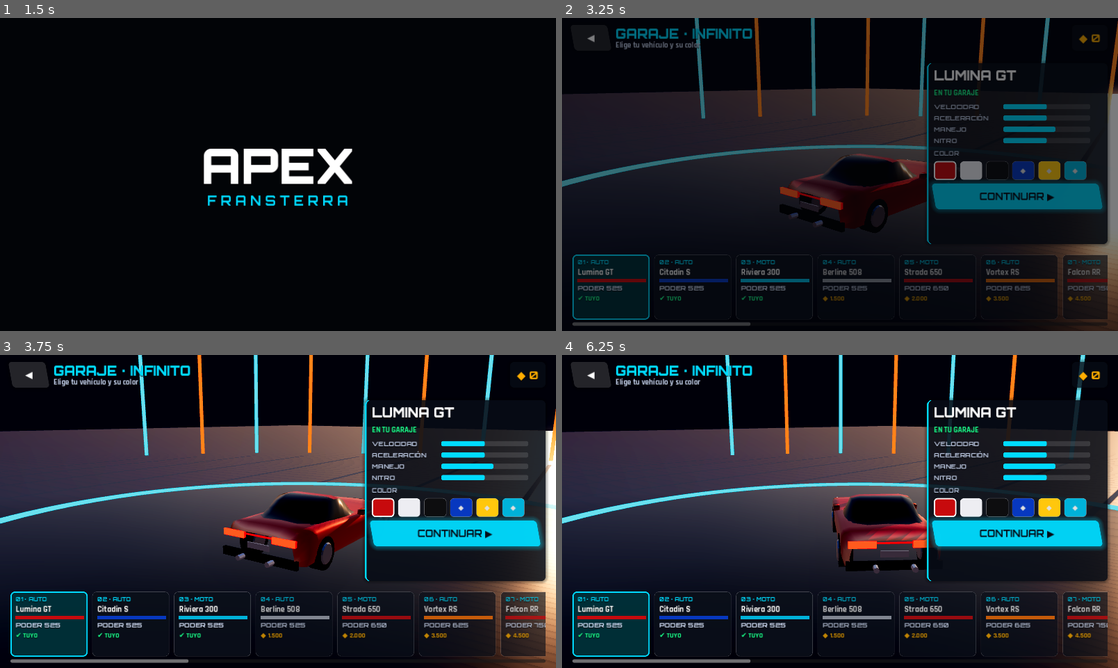
Above: before the commit, frames 1-4 (two rows, left to right).
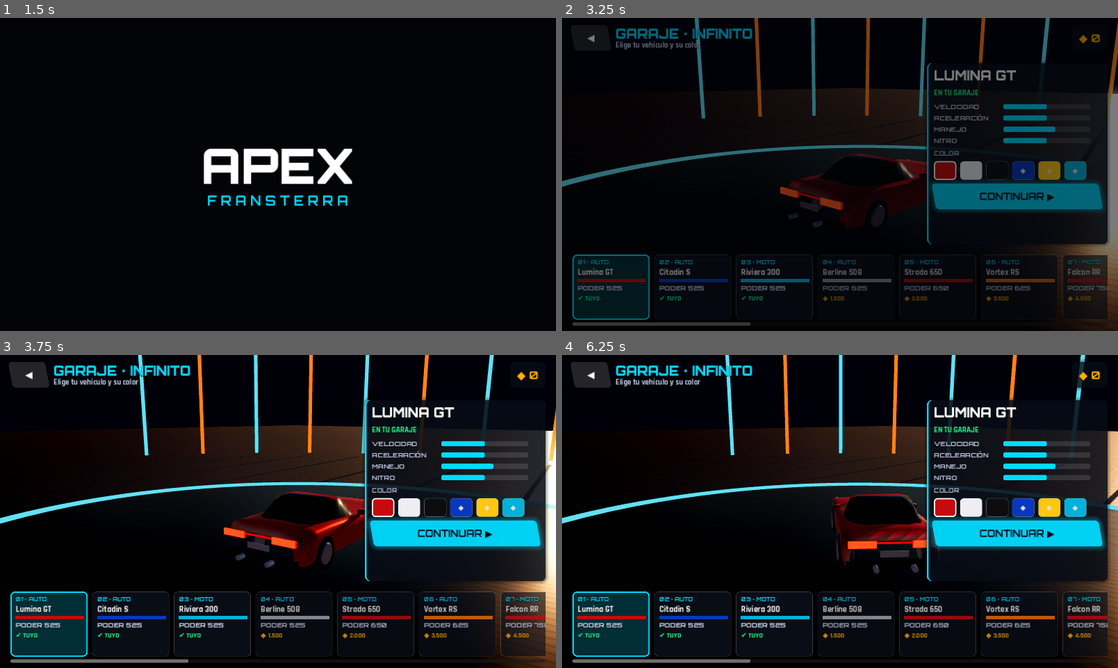
Above: after the commit, the same moments.

Repository: chuihuarachif-cpu/the-french-store
Game: Godot game, scene res://scenes/Boot.tscn
Same seed, same stepped clock (60 frames per second), same inputs: the game is played once before the commit and once after it.
Inputs (mouse positions are in pixels of both pictures, inside the frame that each line leads up to):
- Up to frame 1 (1.5 s): tap Enter at 0.5 s; move the mouse to (400, 158) at 0.52 s; hold Right (steer_right) 0.53-1.25 s; hold C (camera) 0.53-1.25 s; click (400, 158) at 0.67 s; tap Space (nitro) at 1.25 s; drag from (166, 190) to (250, 237) at 1.27 s
- Up to frame 2 (3.25 s): move the mouse to (895, 105) at 2.02 s; hold Right (steer_right) 2.03-2.75 s; tap H (horn) at 2.1 s; click (662, 161) at 2.77 s
- Up to frame 3 (3.75 s): drag from (250, 574) to (111, 464) at 3.52 s
- Up to frame 4 (6.25 s): move the mouse to (1006, 558) at 4.27 s; hold Left (steer_left) 4.28-5 s; hold Space (nitro) 4.28-5 s; drag from (673, 464) to (756, 433) at 5.02 s; move the mouse to (867, 511) at 5.77 s; hold Down (brake) from 5.78 s (still down); tap P at 5.85 s; click (867, 511) at 5.92 s

Frame 1 is identical in both runs. In frame 2, 19% of the frame differs, in the area x 0-66%, y 22-67%; in frame 3, 32%; in frame 4, 34%, in the area x 0-100%, y 22-100%.

Commit message:
Monumentos: buques en la bahía y el río, portaaviones con cazas, pista visible, cielo de atardecer sin edificios ajenos

Diff:
--- a/apex-multiverse-godot/scripts/core/env_factory.gd
+++ b/apex-multiverse-godot/scripts/core/env_factory.gd
@@ -4,7 +4,7 @@
 const PRESETS := {
 	"day": {"hdri": "res://assets/hdri/quarry_01_1k.hdr", "sun_u": 0.6001, "sun_az": 35.0, "sun_elev": 42.0, "sky_energy": 0.9,
 		"sun": Color(1.0, 0.95, 0.87), "sun_energy": 1.5, "fog": Color(0.66, 0.74, 0.84), "fog_density": 0.0011, "ambient": 1.0, "exposure": 0.9, "glow": 0.3},
-	"sunset": {"hdri": "res://assets/hdri/venice_sunset_1k.hdr", "sun_u": 0.6001, "sun_az": -12.0, "sun_elev": 9.0, "sky_energy": 0.5,
+	"sunset": {"hdri": "res://assets/hdri/spruit_sunrise_1k.hdr", "sun_u": 0.5991, "sun_az": -12.0, "sun_elev": 9.0, "sky_energy": 0.5,
 		"sun": Color(1.0, 0.62, 0.34), "sun_energy": 1.7, "fog": Color(0.80, 0.60, 0.48), "fog_density": 0.0016, "ambient": 0.6, "exposure": 0.85, "glow": 0.6},
 	"sunrise": {"hdri": "res://assets/hdri/spruit_sunrise_1k.hdr", "sun_u": 0.5991, "sun_az": 20.0, "sun_elev": 14.0, "sky_energy": 0.55,
 		"sun": Color(1.0, 0.76, 0.52), "sun_energy": 1.6, "fog": Color(0.72, 0.70, 0.66), "fog_density": 0.0016, "ambient": 0.65, "exposure": 0.85, "glow": 0.5},
--- a/apex-multiverse-godot/scripts/modes/plane/plane_mode.gd
+++ b/apex-multiverse-godot/scripts/modes/plane/plane_mode.gd
@@ -429,7 +429,7 @@
 	for k in ["airport", "airfield"]:
 		var a: Dictionary = World.poi(k)
 		if absf(p.x - a["x"]) < a["len"] * 0.5 and absf(p.z - a["z"]) < a["w"] * 0.5 + 4.0:
-			return [a["h"] + 0.25, true, k]
+			return [a["h"] + 0.6, true, k]
 	var h := World.height(p.x, p.z)
 	return [maxf(h, 0.0), false, "water" if h < 0.0 else "ground"]
 
--- a/apex-multiverse-godot/scripts/world/world_landmarks.gd
+++ b/apex-multiverse-godot/scripts/world/world_landmarks.gd
@@ -26,6 +26,7 @@
 	var park: Dictionary = World.poi("park")
 	_reg("tower", Vector3(park["x"], World.height(park["x"], park["z"]), park["z"]), 9000.0, func(): return _tower())
 	_reg("cranes", Vector3(4300, 0, -250), 3000.0, func(): return _cranes())
+	_reg("ships", Vector3(5600, 0, -900), 5000.0, func(): return _ships())
 	for r in World.roads:
 		if r.draw_s >= 0.0:
 			draw_road = r
@@ -123,7 +124,7 @@
 	var root := Node3D.new()
 	var L: float = a["len"]
 	var Wd: float = a["w"]
-	var y: float = a["h"] + 0.25
+	var y: float = a["h"] + 0.6
 	var cx: float = a["x"]
 	var cz: float = a["z"]
 	root.position = Vector3(cx, y, cz)
@@ -159,12 +160,16 @@
 	var mi3 := MeshInstance3D.new()
 	mi3.mesh = lights.to_mesh(WorldAssets.mat("tunnel_light"))
 	root.add_child(mi3)
+	if main:
+		_parked_planes(root, [Vector3(-300, 0, -260), Vector3(-250, 0, -260), Vector3(-200, 0, -260), Vector3(200, 0, -250), Vector3(260, 0, -250)], PI)
+	else:
+		_parked_planes(root, [Vector3(-400, 0, 90), Vector3(-280, 0, 90)], PI)
 	return root
 
 ## Marco de la pista: origen en la cabecera oeste, -Z = rumbo de despegue hacia el este.
 static func runway_frame(a: Dictionary, from_east := false) -> Transform3D:
 	var L: float = a["len"]
-	var y: float = a["h"] + 0.25
+	var y: float = a["h"] + 0.6
 	if from_east:
 		return Transform3D(Basis(Vector3.UP, PI * 0.5), Vector3(a["x"] + L * 0.5, y, a["z"]))
 	return Transform3D(Basis(Vector3.UP, -PI * 0.5), Vector3(a["x"] - L * 0.5, y, a["z"]))
@@ -182,22 +187,23 @@
 	var hull := MeshData.new()
 	var grey := Color(0.42, 0.45, 0.48)
 	var L := 330.0
-	# casco por secciones
-	var secs := 12
-	for i in secs:
-		var z0 := lerpf(-L * 0.5, L * 0.5, float(i) / secs)
-		var z1 := lerpf(-L * 0.5, L * 0.5, float(i + 1) / secs)
-		var w0 := 20.0 * sin(clampf((z0 + L * 0.5) / 60.0, 0.15, 1.0) * PI * 0.5)
-		var w1 := 20.0 * sin(clampf((z1 + L * 0.5) / 60.0, 0.15, 1.0) * PI * 0.5)
+	# casco: caja principal + proa en cuña
+	hull.box(Transform3D(Basis.IDENTITY, Vector3(4, (CARRIER_DECK - 8.0) * 0.5 - 4.0, 20.0)), Vector3(44.0, CARRIER_DECK + 6.0, L - 70.0), grey, Vector2.ZERO, 6)
+	var pz := -L * 0.5 + 35.0
+	for k in 6:
+		var t0 := k / 6.0
+		var t1 := (k + 1) / 6.0
+		var w0 := lerpf(22.0, 3.0, t0)
+		var w1 := lerpf(22.0, 3.0, t1)
+		var z0 := pz - t0 * 35.0 + 20.0
+		var z1 := pz - t1 * 35.0 + 20.0
 		for sx in [-1.0, 1.0]:
-			var a := Vector3(sx * w0, -8, z0)
-			var b := Vector3(sx * w1, -8, z1)
-			var c := Vector3(sx * (w1 + 6.0), CARRIER_DECK - 1.0, z1)
-			var d := Vector3(sx * (w0 + 6.0), CARRIER_DECK - 1.0, z0)
-			if sx > 0:
-				hull.quad(b, a, d, c, grey)
-			else:
-				hull.quad(a, b, c, d, grey)
+			var a0 := Vector3(4 + sx * w0, -8.0, z0)
+			var a1 := Vector3(4 + sx * w1, -8.0, z1)
+			var b0 := Vector3(4 + sx * (w0 + 8.0), CARRIER_DECK - 1.0, z0)
+			var b1 := Vector3(4 + sx * (w1 + 8.0), CARRIER_DECK - 1.0, z1)
+			hull.quad(a0, a1, b1, b0, grey)
+			hull.quad(a1, a0, b0, b1, grey)
 	hull.box(Transform3D(Basis.IDENTITY, Vector3(6, CARRIER_DECK - 0.6, 0)), Vector3(70.0, 1.2, L), Color(0.3, 0.32, 0.34), Vector2.ZERO, 5)
 	# isla
 	hull.box(Transform3D(Basis.IDENTITY, Vector3(34, CARRIER_DECK + 10, 30)), Vector3(10, 20, 36), grey.lightened(0.1), Vector2(2, 0.3), 5)
@@ -216,7 +222,18 @@
 	mi2.mesh = deck.to_mesh(dm)
 	mi2.position.x = 0.0
 	root.add_child(mi2)
-	return root
+	_parked_planes(root, [Vector3(16, CARRIER_DECK, 60), Vector3(16, CARRIER_DECK, 80), Vector3(16, CARRIER_DECK, 100), Vector3(-2, CARRIER_DECK, 130)], -0.6)
+	return root
+
+func _parked_planes(root: Node3D, spots: Array, yaw: float) -> void:
+	var l: Array = VehicleCatalog.list("plane")
+	for i in spots.size():
+		var v := VehicleVisual.new()
+		root.add_child(v)
+		v.setup(l[[5, 6, 8, 7, 13, 1][i % 6]], VehicleCatalog.color_of("gris naval"), true)
+		v.set_gear(true)
+		v.position = spots[i]
+		v.rotation.y = yaw
 
 # ------------------------------------------------------------------ TORRE LUMIÈRE
 func _tower() -> Node3D:
@@ -266,6 +283,37 @@
 	root.add_child(mi)
 	return root
 
+# ------------------------------------------------------------------ BUQUES (bahía y río)
+func _ships() -> Node3D:
+	var root := Node3D.new()
+	var defs := [[Vector3(5350, 0, -820), 0.3, 200.0], [Vector3(5900, 0, -420), -1.2, 240.0], [Vector3(6150, 0, -1150), 1.5, 180.0], [Vector3(4700, 0, -600), 1.7, 90.0], [Vector3(1500, 0, 230), 1.55, 60.0]]
+	var cols := [Color(0.75, 0.15, 0.1), Color(0.1, 0.35, 0.65), Color(0.1, 0.5, 0.3), Color(0.85, 0.6, 0.1), Color(0.55, 0.55, 0.58), Color(0.9, 0.9, 0.9)]
+	var rng := RandomNumberGenerator.new()
+	rng.seed = 99
+	for d in defs:
+		var L: float = d[2]
+		var Wd := L * 0.15
+		var md := MeshData.new()
+		var hull := Color(0.12, 0.14, 0.18) if L > 100.0 else Color(0.3, 0.2, 0.15)
+		md.box(Transform3D(Basis.IDENTITY, Vector3(0, 2.0, 0)), Vector3(Wd, 10.0, L * 0.8), hull, Vector2.ZERO, 5, Color(0.5, 0.2, 0.15))
+		md.prism(Vector3(0, -3.0, -L * 0.4), Wd * 0.5, Wd * 0.5, 10.0, 6, hull, Vector2.ZERO, true)
+		md.box(Transform3D(Basis.IDENTITY, Vector3(0, -2.4, 0)), Vector3(Wd * 0.98, 1.2, L * 0.79), Color(0.6, 0.12, 0.1), Vector2.ZERO, 4)
+		md.box(Transform3D(Basis.IDENTITY, Vector3(0, 13.0, L * 0.33)), Vector3(Wd * 0.9, 12.0, L * 0.1), Color(0.92, 0.92, 0.9), Vector2(2, 0.4), 5)
+		if L > 100.0:
+			for k in int(L * 0.55 / 12.5):
+				for row in 3:
+					for h in rng.randi_range(1, 4):
+						md.box(Transform3D(Basis.IDENTITY, Vector3((row - 1) * Wd * 0.3, 8.3 + h * 2.6, -L * 0.3 + k * 12.5)), Vector3(Wd * 0.28, 2.5, 12.0), cols[rng.randi() % cols.size()], Vector2.ZERO, 5)
+		var mi := MeshInstance3D.new()
+		mi.mesh = md.to_mesh(WorldAssets.mat("building"), true)
+		var p: Vector3 = d[0]
+		var wl := 0.0
+		if p.x < 3000.0:
+			wl = World.height(p.x, p.z) + 6.0
+		mi.transform = Transform3D(Basis(Vector3.UP, d[1]), Vector3(p.x, wl, p.z))
+		root.add_child(mi)
+	return root
+
 # ------------------------------------------------------------------ GRÚAS DEL PUERTO
 func _cranes() -> Node3D:
 	var root := Node3D.new()
Binary file removed: apex-multiverse-godot/assets/hdri/venice_sunset_1k.hdr
Not shown, removed: apex-multiverse-godot/assets/hdri/venice_sunset_1k.hdr.import
Binary file changed: apex-multiverse-godot/assets/world/biome.png.bin
Binary file changed: apex-multiverse-godot/assets/world/buildings.bin
Binary file changed: apex-multiverse-godot/assets/world/height.png.bin
Binary file changed: apex-multiverse-godot/assets/world/map.png
Binary file changed: apex-multiverse-godot/assets/world/splat.png
Binary file changed: apex-multiverse-godot/assets/world/tint.png
Not shown, changed: apex-multiverse-godot/assets/world/world.json.bin
Not shown, changed: tools/gen_world.py
